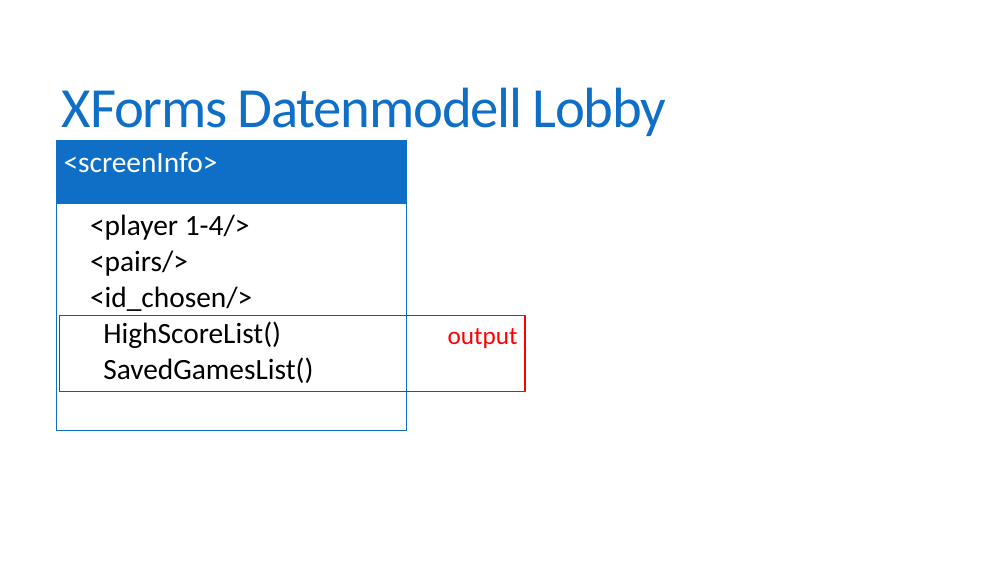
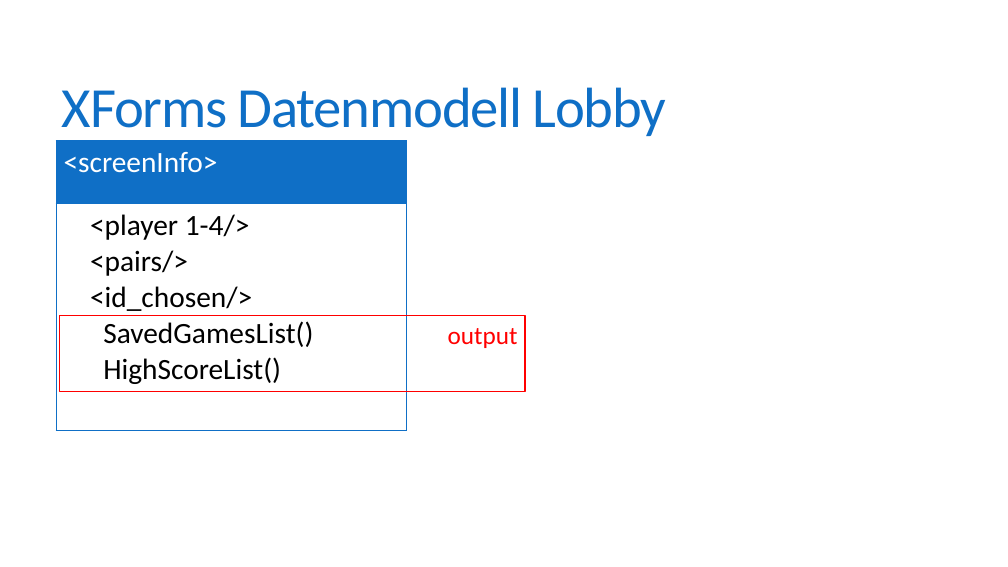
Before and after one commit to fborrmann/memory_game, a slide deck: slide 6 of presentation_franzi.pptx. Drawn at 1008x567 pixels with LibreOffice and Linux fonts; fonts in the diff are those of the drawing. Boxes give left, top, right and bottom in pixels: in the first picture for what was removed or moved away, otherwise in the second. Text is boxed around its words. In the diff, an @@ line names an element or a change of style, - is before the commit and + after.

```diff
--- a/presentation_franzi.pptx
+++ b/presentation_franzi.pptx
@@ table at (56,141,406,430) @@
-row 2, column 1: <player 1-4/> / <pairs/> / <id_chosen/> / HighScoreList() / SavedGamesList()
+row 2, column 1: <player 1-4/> / <pairs/> / <id_chosen/> / SavedGamesList() / HighScoreList()
```
Also in this commit, not shown: 2 other slides changed.
